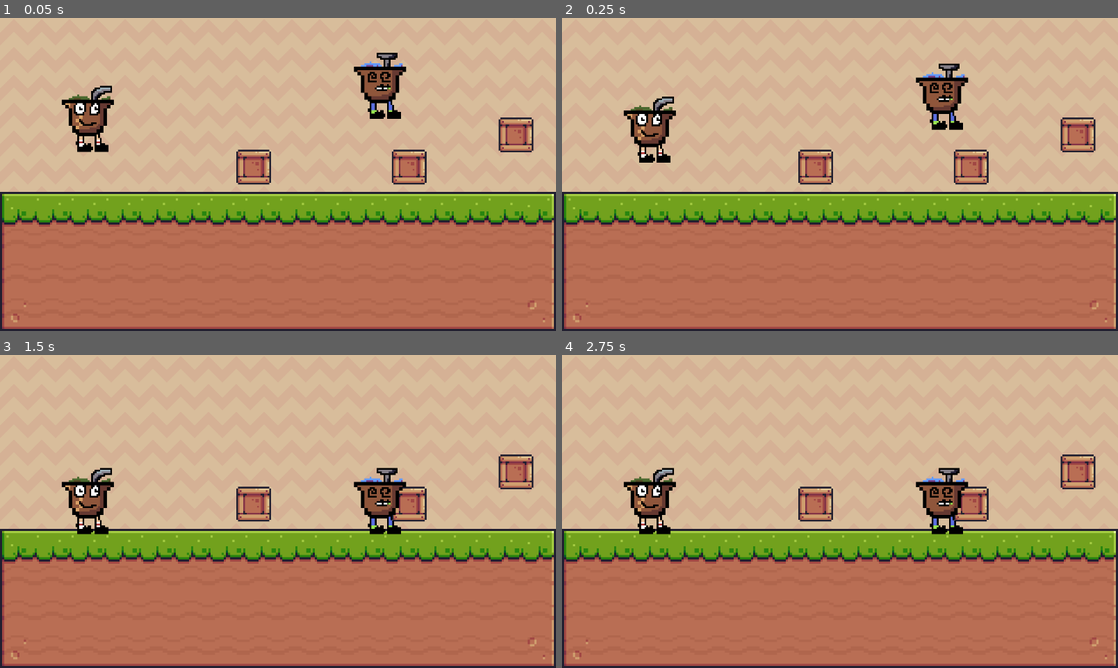
Above: before the commit, frames 1-4 (two rows, left to right).
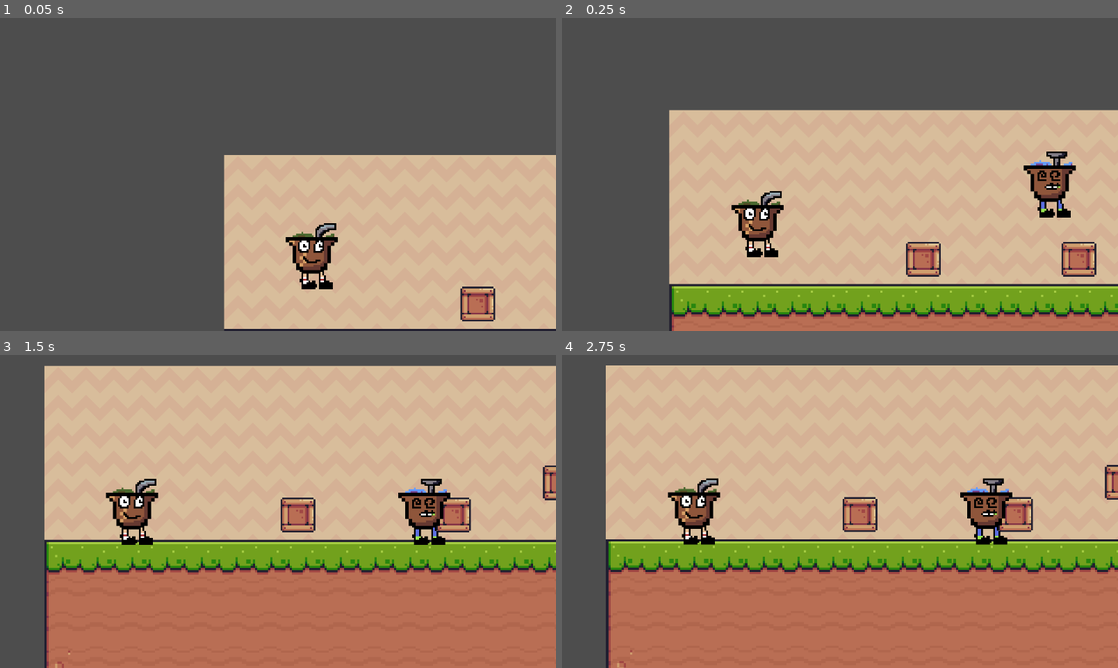
Above: after the commit, the same moments.

Repository: gastonalt/cebadisimos
Game: Godot game, scene res://level.tscn
Two runs of this game, one before a commit and one after it. Both use one fixed random seed, a clock stepped at 60 frames per second and the inputs below.
Inputs:
- Up to frame 1 (0.05 s): no input
- Up to frame 2 (0.25 s): no input
- Up to frame 3 (1.5 s): hold G 0.53-1.28 s; tap G at 1.35 s
- Up to frame 4 (2.75 s): tap Enter at 2 s; hold G from 2.03 s (still down)

The runs differ from the first frame. In frame 1, 93% of the frame differs, in the area x 0-100%, y 0-100%; in frame 2, 79%; in frame 3, 30%; in frame 4, 30%.

Commit message:
Implemento cámara estilo duckgame y tweaks
Implemento cámara que usa de centro al punto medio entre los jugadores y se acerca si se acercan y aleja si se alejan. Tweaks en la gravedad, cantidad de salto y animación de escopeta para que llegue a verse el primer frame si está muy cerca

Diff:
--- /dev/null
+++ b/camera.gd
@@ -0,0 +1,31 @@
+extends Camera2D
+
+@export var min_zoom: float = 1
+@export var max_zoom: float = 2.0
+@export var zoom_factor: float = 300.0
+@export var smoothness: float = 5.0
+
+var jugadores: Array
+
+func _ready() -> void:
+	jugadores = get_tree().get_nodes_in_group("jugadores")
+
+func _process(delta: float) -> void:
+	if jugadores.size() < 2:
+		return
+
+	var p1 = jugadores[0].global_position
+	var p2 = jugadores[1].global_position
+
+	# 1. Punto medio
+	var midpoint = (p1 + p2) / 2.0
+
+	# 2. Distancia
+	var distance = p1.distance_to(p2)
+
+	# 3. Zoom deseado
+	var target_zoom = clamp(zoom_factor / distance, min_zoom, max_zoom)
+
+	# 4. Suavizado
+	global_position = global_position.lerp(midpoint, delta * smoothness)
+	zoom = zoom.lerp(Vector2(target_zoom, target_zoom), delta * smoothness)
--- /dev/null
+++ b/camera.tscn
@@ -0,0 +1,8 @@
+[gd_scene load_steps=2 format=3 uid="uid://d4jwefd5rrict"]
+
+[ext_resource type="Script" uid="uid://d3dlqbn5dg5ij" path="res://camera.gd" id="1_u5kg4"]
+
+[node name="Camera" type="Node2D"]
+
+[node name="Camera2D" type="Camera2D" parent="."]
+script = ExtResource("1_u5kg4")
--- a/escopeta.gd
+++ b/escopeta.gd
@@ -17,9 +17,10 @@
 func _process(delta: float) -> void:
 	var prefix = "p%d_" % player_id
 	if Input.is_action_just_pressed(prefix + "shoot") and not disparando:
+		anim.frame = 1 ## Para que se llegue a ver el disparo
 		disparando = true
+		anim.play("shooting_escopeta")
 		area.scale = Vector2(max_scale, max_scale)
-		anim.play("shooting_escopeta")
 
 		for body in area.get_overlapping_bodies():
 			if body.is_in_group("jugadores") and body.player_id != player_id:
--- a/level.tscn
+++ b/level.tscn
@@ -1,8 +1,9 @@
-[gd_scene load_steps=10 format=4 uid="uid://vmkb030d4coo"]
+[gd_scene load_steps=11 format=4 uid="uid://vmkb030d4coo"]
 
 [ext_resource type="Texture2D" uid="uid://bomchkr6yq5rd" path="res://Terrain (16x16).png" id="1_u52ul"]
 [ext_resource type="PackedScene" uid="uid://ca7h5ne1as215" path="res://caja_con_arma.tscn" id="5_f2txt"]
 [ext_resource type="PackedScene" uid="uid://be6s76wssnhma" path="res://personaje.tscn" id="6_1ainy"]
+[ext_resource type="PackedScene" uid="uid://d4jwefd5rrict" path="res://camera.tscn" id="6_n6hdu"]
 [ext_resource type="Texture2D" uid="uid://33lkboc0javu" path="res://Brown.png" id="7_n6hdu"]
 [ext_resource type="PackedScene" uid="uid://fx2solxys0n1" path="res://caja.tscn" id="8_km5ld"]
 
@@ -214,3 +215,5 @@
 [node name="CajaConArma2" parent="." instance=ExtResource("5_f2txt")]
 position = Vector2(1188, 269)
 tipo_arma = 2
+
+[node name="Camera" parent="." instance=ExtResource("6_n6hdu")]
--- a/project.godot
+++ b/project.godot
@@ -67,6 +67,10 @@
 ]
 }
 
+[physics]
+
+2d/default_gravity=1200.0
+
 [rendering]
 
 textures/canvas_textures/default_texture_filter=0
Not shown, added: camera.gd.uid
